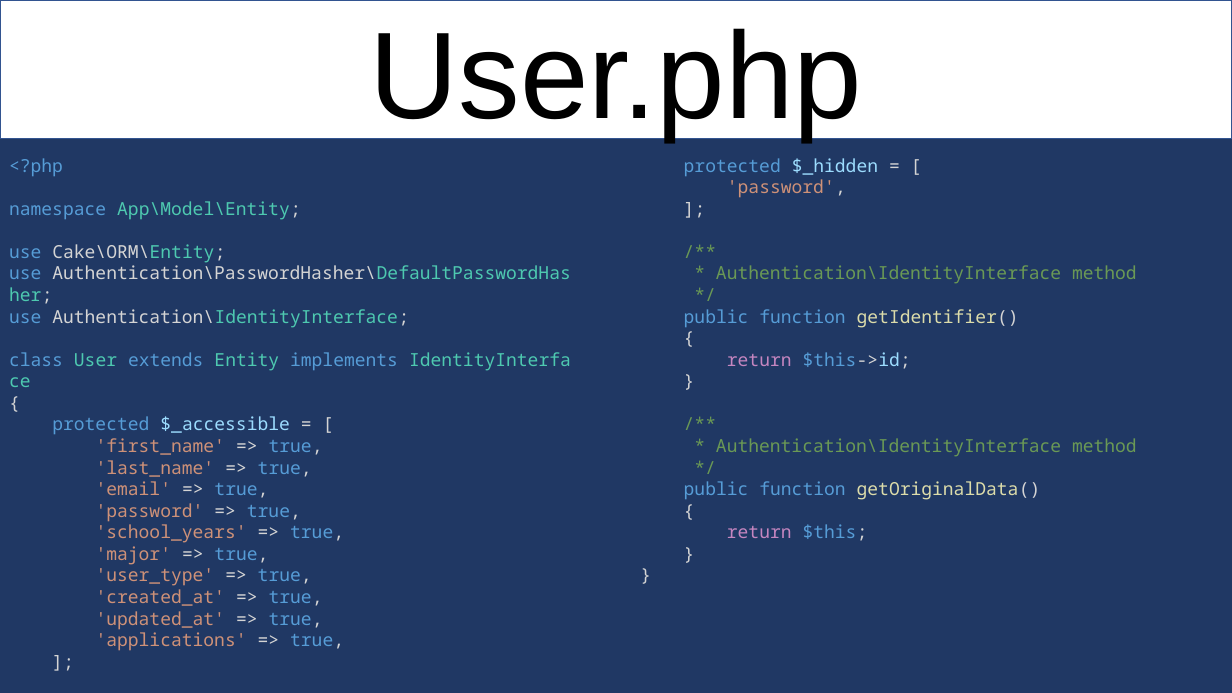
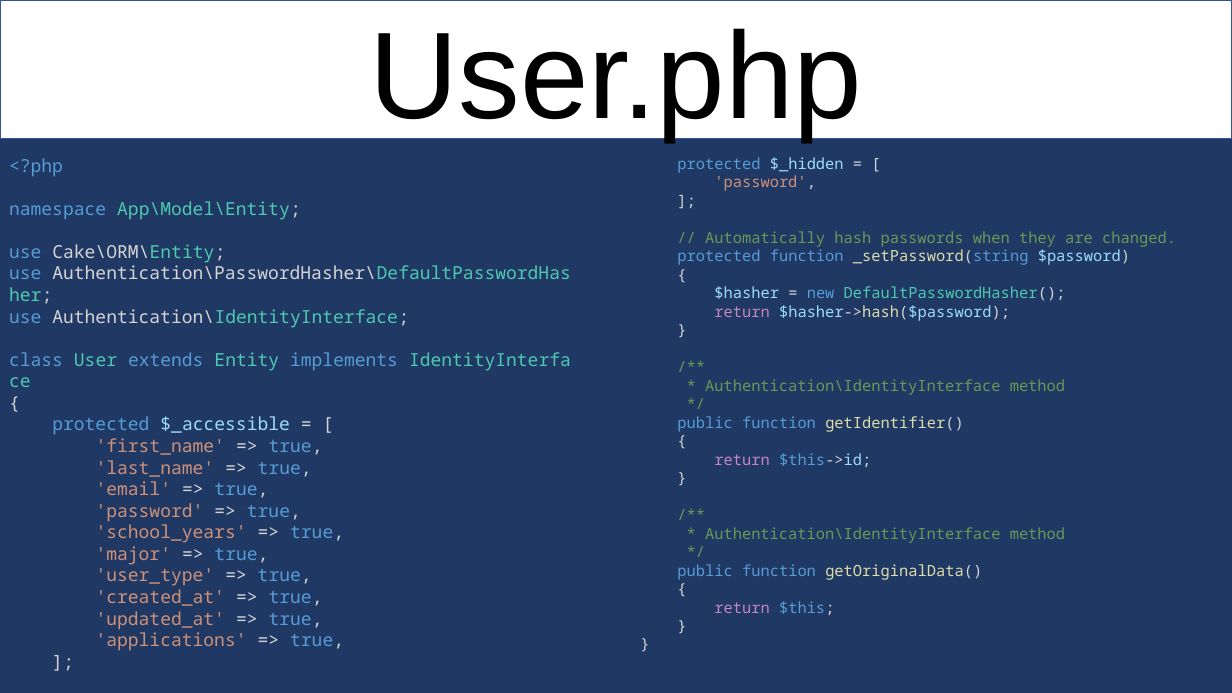
Before and after one commit to jkruskie/cis-355-intern-project, a slide deck: slide 28 of slideshow/JobCorse - CakePHP.pptx. Drawn at 1232x693 pixels with LibreOffice and Linux fonts; fonts in the diff are those of the drawing. Boxes give left, top, right and bottom in pixels: in the first picture for what was removed or moved away, otherwise in the second. Text is boxed around its words. In the diff, an @@ line names an element or a change of style, - is before the commit and + after.

Commit message:
PPT - User Model Missing Password Hash

```diff
--- a/slideshow/JobCorse - CakePHP.pptx
+++ b/slideshow/JobCorse - CakePHP.pptx
@@ text at box(677, 157, 1065, 615): size 14 to 12 pt in "protected $_hidden = [", "'password',", "];", "/**" and 14 more places @@
@@ text at box(677, 231, 1176, 321): paragraphs added @@
+// Automatically hash passwords when they are changed.
+protected function _setPassword(string $password)
+{
+$hasher = new DefaultPasswordHasher();
+return $hasher->hash($password);
+}
```
